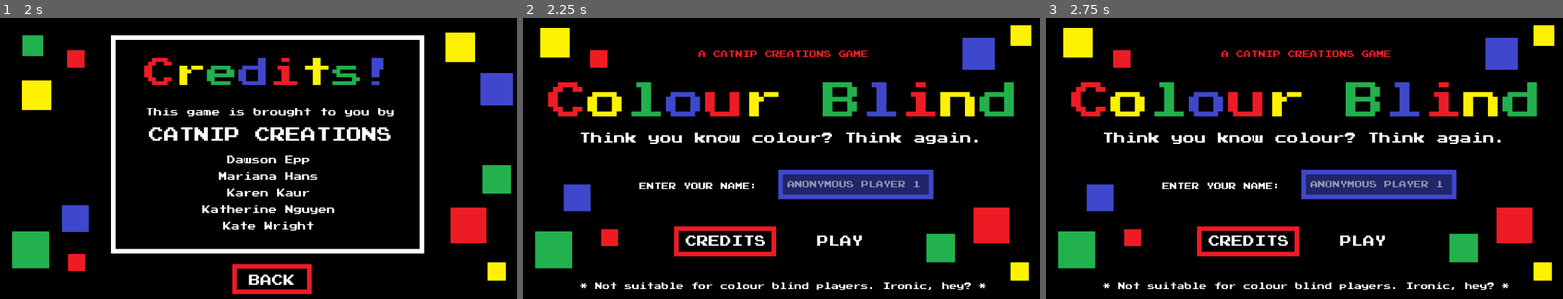
Above: before the commit, frames 1-3 (left to right).
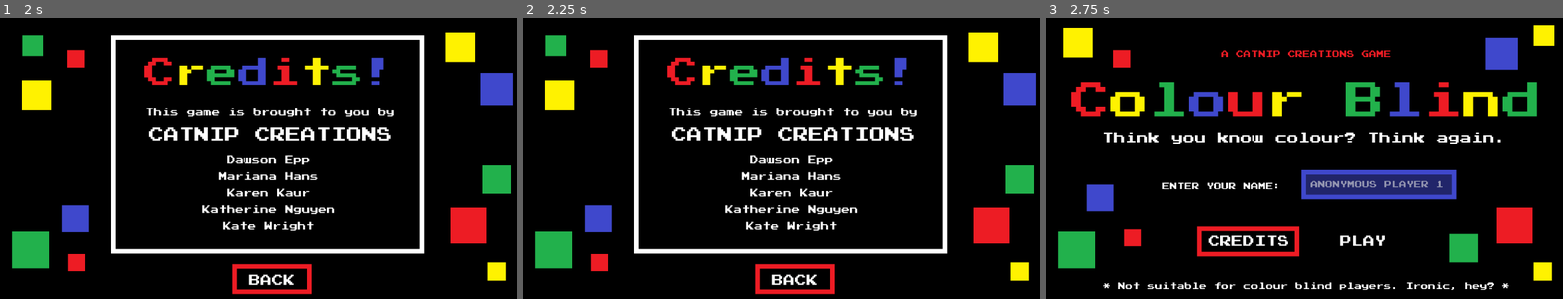
Above: after the commit, the same moments.

Repository: kwrightsk/game-jam-january-2026
Game: Godot game, scene res://Scenes/title_screen.tscn
Same seed, same stepped clock (60 frames per second), same inputs: the game is played once before the commit and once after it.
Inputs (mouse positions are in pixels of both pictures, inside the frame that each line leads up to):
- Up to frame 1 (2 s): click (330, 183) at 0.52 s; type "Alex" at 0.6 s; click "CREDITS" at 1.25 s
- Up to frame 2 (2.25 s): click "BACK" at 2 s
- Up to frame 3 (2.75 s): no input

Frame 1 is identical in both runs. In frame 2, 25% of the frame differs, in the area x 3-100%, y 2-99%; in frame 3, nothing differs.

Commit message:
pushing the back sound to credits page

Diff:
--- a/Scenes/credits.tscn
+++ b/Scenes/credits.tscn
@@ -6,6 +6,7 @@
 [ext_resource type="Texture2D" uid="uid://dnuyptsu218vr" path="res://assets/blueSquare.png" id="2_0xx05"]
 [ext_resource type="Texture2D" uid="uid://cqngkywrgde0e" path="res://assets/redSquare.png" id="3_uyvww"]
 [ext_resource type="Texture2D" uid="uid://cnn85cu4wjht3" path="res://assets/yellowSquare.png" id="4_jjvpg"]
+[ext_resource type="AudioStream" uid="uid://ce8ms38wc0phf" path="res://assets/sound_click.wav" id="7_eoveu"]
 
 [sub_resource type="StyleBoxFlat" id="StyleBoxFlat_pdq04"]
 bg_color = Color(0.6, 0.6, 0.6, 0)
@@ -223,4 +224,7 @@
 mouse_filter = 1
 theme_override_styles/panel = SubResource("StyleBoxFlat_bxmvo")
 
+[node name="AudioStreamPlayer" type="AudioStreamPlayer" parent="BackButton"]
+stream = ExtResource("7_eoveu")
+
 [connection signal="pressed" from="BackButton" to="." method="_on_back_button_pressed"]
--- a/scripts/credits.gd
+++ b/scripts/credits.gd
@@ -1,4 +1,5 @@
 extends Node2D
+@onready var button_sound = $BackButton/AudioStreamPlayer
 
 # Called when the node enters the scene tree for the first time.
 func _ready() -> void:
@@ -11,5 +12,7 @@
 
 
 func _on_back_button_pressed() -> void:
+	button_sound.play()
+	await get_tree().create_timer(0.3).timeout
 	load("res://Scenes/title_screen.tscn")
 	get_tree().change_scene_to_file("res://Scenes/title_screen.tscn")
Not shown: 1 places in Scenes/credits.tscn that only renumber resources
